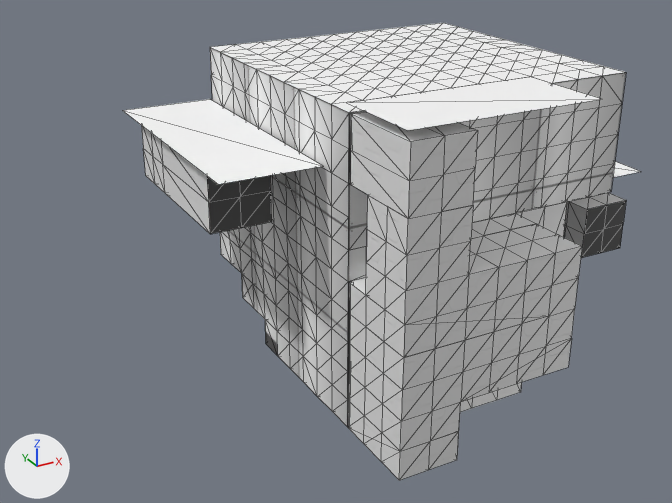
The glTF model Program/Ψ/Data/StageMap/Area4/Area4.gltf, before and after one commit.
Camera for both pictures: a 50 mm lens placed at (-34.1, -52.3, 33.2), pointed at (-6.4, -1.9, 8.0). Arrows for +X, +Y and +Z are at lower left; the lights stay in place. Mesh edges are drawn as thin lines. Where no turn or scale is listed for an object, it has been applied to the vertices. Vertices at the same position are counted once.
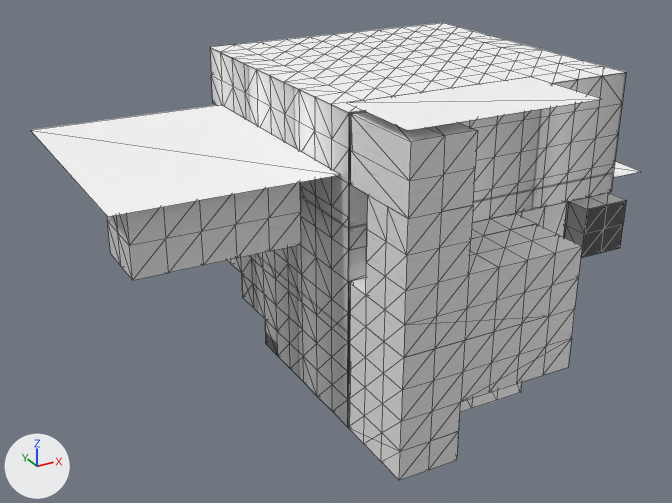
Changed parts and their boxes (x1, y1, x2, y2) in the pictures (672 x 503 px):
'Grid.001', reshaped (18% wider): before (122, 23, 641, 480); after (31, 23, 641, 480)
part 1 of me_grid_001, rebuilt (53% wider, 31% taller): before (122, 99, 323, 184); after (31, 105, 340, 217)
part 2 of me_grid_001, built on: before (207, 175, 272, 234); after (107, 182, 301, 280)

What the commit changed:
me_grid_001 is used by ob_grid_001; location (0.0, 0.0, 20.0).
me_grid_001 had 922 vertices, 1619 faces and spanned x -16.6..18.7, y -16.0..10.0, z -20.0..0.6.
me_grid_001 now has 962 vertices, 1699 faces and spans x -23.3..18.7, y -16.0..10.0, z -20.0..0.6.
me_grid_001 part 1: the loose piece of 4 vertices spanning x -16.6..-10.2, y -7.4..10.0, z -3.7 is rebuilt with 4 vertices and now spans x -23.3..-10.1, y -9.2..8.2, z -3.7.
Part 2, on me_grid_001:
1 vertex is removed from x -14.0, y -4.0, z -6.0.
8 faces are deleted.
3 vertices are added at (-20.0, -8.0, -6.0), (-22.0, -8.0, -6.0), (-22.0, -6.0, -6.0).
7 new vertices lie (0.0, -2.0, 0.0) away from vertices in x -16.0..-12.0, y -4.0, z -8.0..-4.0.
7 new vertices lie (0.0, -2.0, 0.0) away from vertices in x -16.0..-12.0, y -6.0, z -8.0..-4.0.
8 new vertices lie (-2.0, 0.0, 0.0) away from vertices in x -16.0..-12.0, y -8.0..-4.0, z -8.0..-4.0.
8 new vertices lie (-2.0, 0.0, 0.0) away from vertices in x -18.0..-14.0, y -8.0..-4.0, z -8.0..-4.0.
8 new vertices lie (-2.0, 0.0, 0.0) away from vertices in x -20.0..-16.0, y -8.0..-4.0, z -8.0..-4.0.
40 new faces join them, mat_ground (white #ffffff).
48 new faces join them, mat_inwall.
